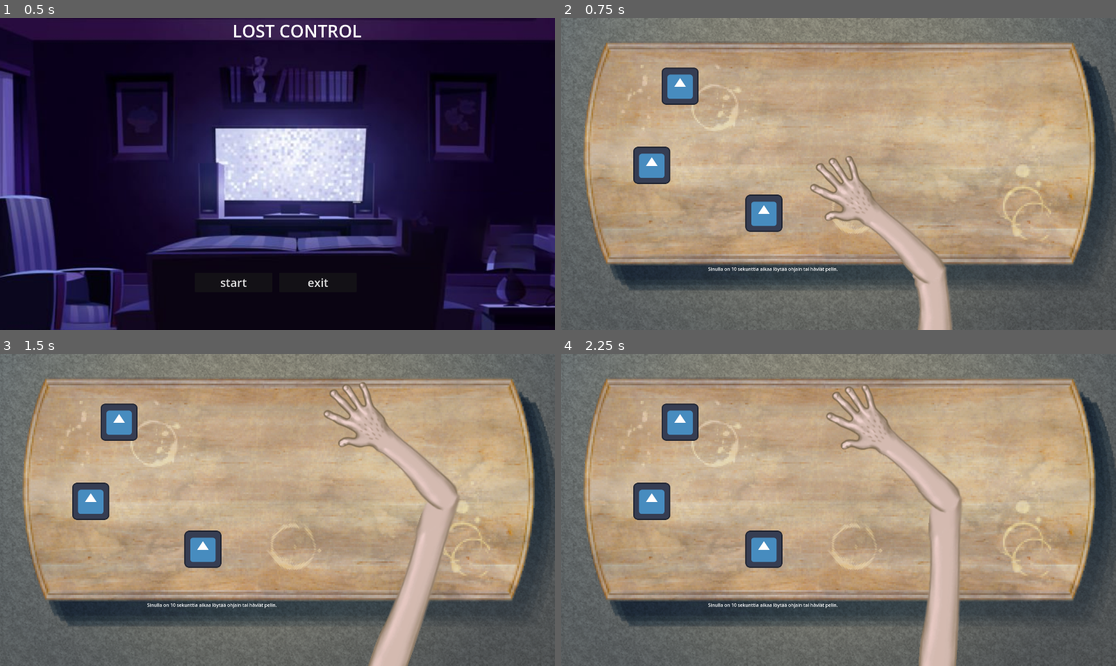
Above: before the commit, frames 1-4 (two rows, left to right).
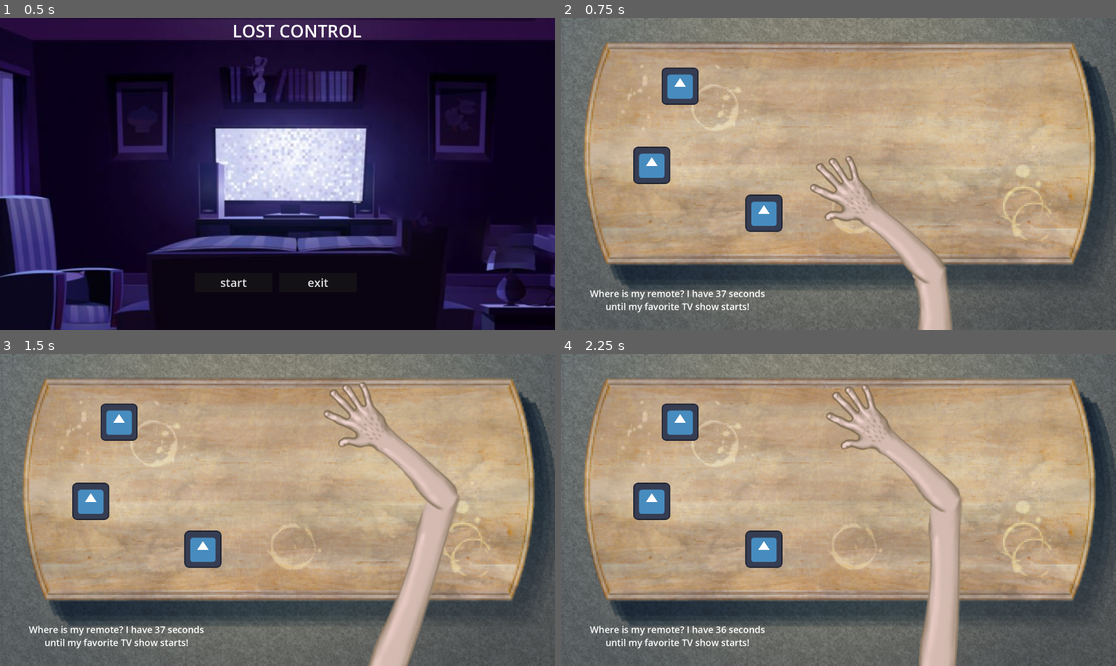
Above: after the commit, the same moments.

Repository: Hesuvius/LOST_CONTROL
Game: Godot game, scene res://menu/menu.tscn
Same seed, same stepped clock (60 frames per second), same inputs: the game is played once before the commit and once after it. The engine's default icon, where the game draws it, is replaced by a stand-in: a white triangle on a blue panel in a dark square.
Inputs (mouse positions are in pixels of both pictures, inside the frame that each line leads up to):
- Up to frame 1 (0.5 s): no input
- Up to frame 2 (0.75 s): click "start" at 0.5 s
- Up to frame 3 (1.5 s): tap Enter at 1.25 s; move the mouse to (305, 510) at 1.27 s; click (305, 510) at 1.42 s
- Up to frame 4 (2.25 s): tap Space at 2 s; move the mouse to (810, 510) at 2.02 s; click (810, 510) at 2.17 s

Frame 1 is identical in both runs. In frame 2, 0.7% of the frame differs, in the area x 5-50%, y 79-95%; in frame 3, 0.7%; in frame 4, 0.8%.

Commit message:
kello ja musan kontrolli

Diff:
--- /dev/null
+++ b/Lost Control/help.gd
@@ -0,0 +1,18 @@
+extends RichTextLabel
+
+
+var time = 0
+var text_template = "[center]Where is my remote? I have %s seconds until my favorite TV show starts![/center]"
+
+
+func _ready():
+	time = 38
+	set_process(true)
+
+
+func _process(delta):
+	time -= delta
+
+	var seconds = int(fposmod(time, 60.0))
+
+	text = text_template % [seconds]
--- a/Lost Control/main.tscn
+++ b/Lost Control/main.tscn
@@ -8,6 +8,8 @@
 [ext_resource type="Texture2D" uid="uid://cosa2bue8fm4t" path="res://graphics/whole_arm.png" id="6_ufxyi"]
 [ext_resource type="AudioStream" uid="uid://bpalnqom5i0cn" path="res://sound and music/lost_remote_02.mp3" id="7_r6tol"]
 [ext_resource type="Script" path="res://Ajastin.gd" id="8_exfkf"]
+[ext_resource type="Script" path="res://music.gd" id="8_ob2dm"]
+[ext_resource type="Script" path="res://help.gd" id="9_r2gfw"]
 
 [sub_resource type="CircleShape2D" id="CircleShape2D_lpb0i"]
 
@@ -101,6 +103,7 @@
 stream = ExtResource("7_r6tol")
 volume_db = -21.081
 autoplay = true
+script = ExtResource("8_ob2dm")
 
 [node name="Ajastin" type="Timer" parent="."]
 wait_time = 38.0
@@ -108,14 +111,16 @@
 autostart = true
 script = ExtResource("8_exfkf")
 
-[node name="RichTextLabel" type="RichTextLabel" parent="."]
-offset_left = 509.0
-offset_top = 857.0
-offset_right = 1075.0
-offset_bottom = 984.0
-tooltip_text = "Tämä on tooltip. Näitä voi tunkea kaikkialle."
-text = "Sinulla on 10 sekunttia aikaa löytää ohjain tai häviät pelin."
+[node name="Help" type="RichTextLabel" parent="."]
+offset_left = 75.0
+offset_top = 931.0
+offset_right = 731.0
+offset_bottom = 1024.0
+theme_override_font_sizes/normal_font_size = 32
+bbcode_enabled = true
+text = "[center]Where is my remote? I have 38 seconds until my favorite TV show starts![/center]"
 fit_content = true
+script = ExtResource("9_r2gfw")
 
 [connection signal="body_entered" from="Items/Icon/Area2D" to="Items/Icon" method="_on_area_2d_body_entered"]
 [connection signal="body_exited" from="Items/Icon/Area2D" to="Items/Icon" method="_on_area_2d_body_exited"]
--- /dev/null
+++ b/Lost Control/music.gd
@@ -0,0 +1,5 @@
+extends AudioStreamPlayer
+
+func _ready():
+	stream.loop = false
+	pass
Not shown: 1 places in Lost Control/main.tscn that only renumber resources
